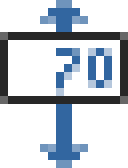
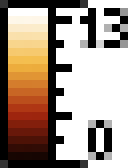
Before/after of a 128x168 layered artwork. What changed in the layer stack:
hid "Settings desaturated" over (0, 0, 128, 168)
showed "Color Axis", painted on it over (0, 0, 128, 168)
